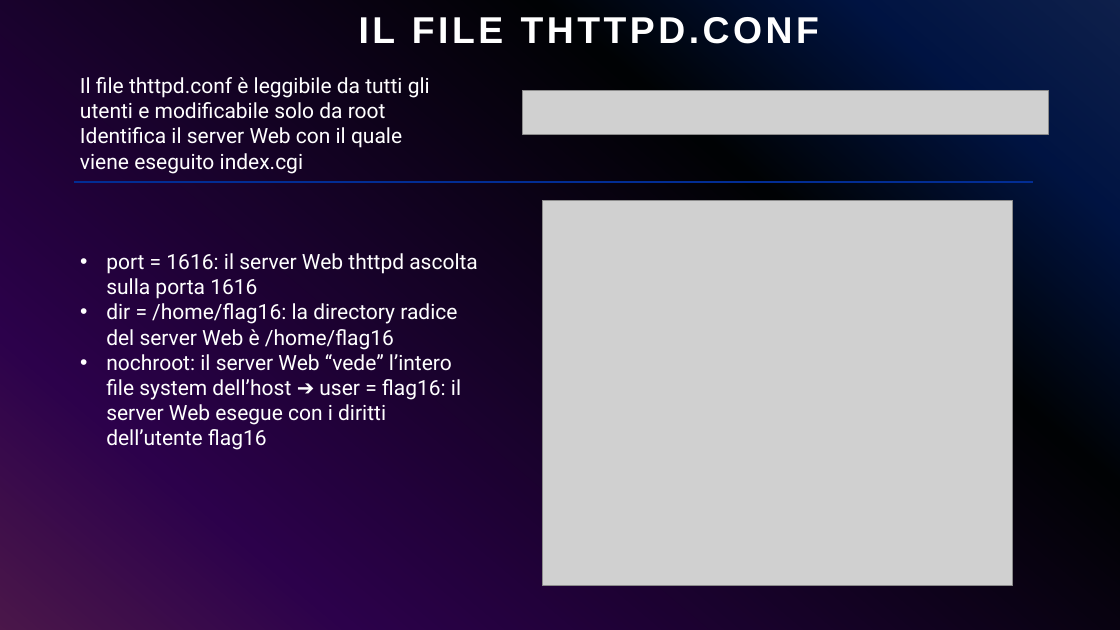
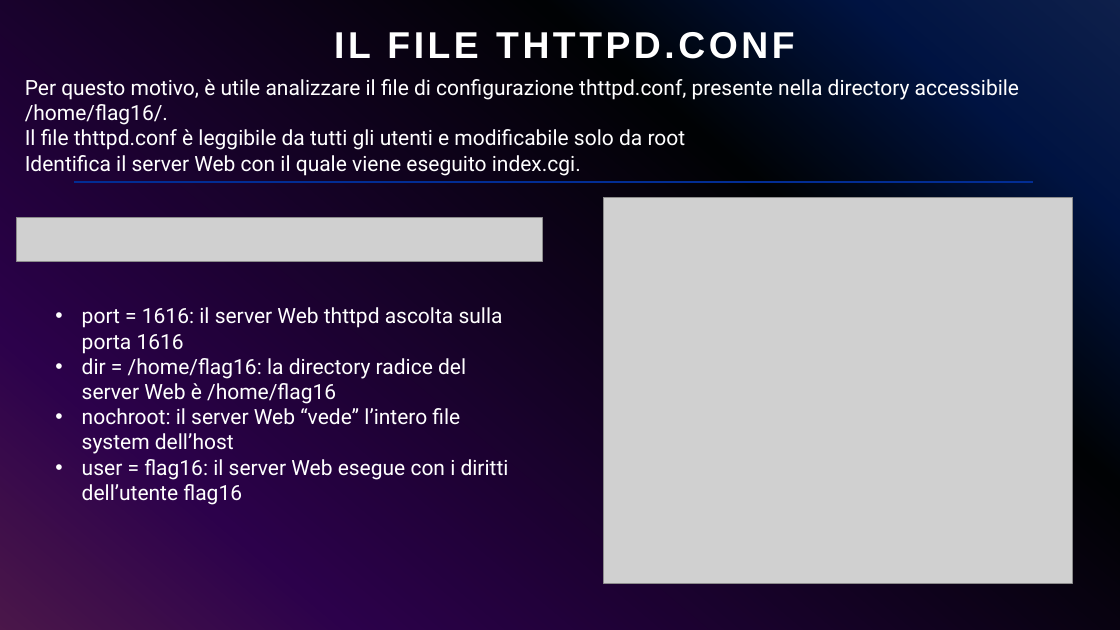
Before and after one commit to giorgiosiniscalchi/Nebula16-ITA, a slide deck: slide 19 of Presentazione Nebula16.pptx (slide 12 before the commit). Drawn at 1120x630 pixels with LibreOffice and Linux fonts; fonts in the diff are those of the drawing; grey boxes stand for pictures. Boxes give left, top, right and bottom in pixels: in the first picture for what was removed or moved away, otherwise in the second. Text is boxed around its words. In the diff, an @@ line names an element or a change of style, - is before the commit and + after.

```diff
--- a/Presentazione Nebula16.pptx
+++ b/Presentazione Nebula16.pptx
@@ text "IL FILE THTTPD.CONF": place and size @@
-text "IL FILE THTTPD.CONF" at (359,17,819,44)
+text "IL FILE THTTPD.CONF" at (334,32,794,59)
@@ text "Per questo motivo, è utile ...": place and size @@
-text "Per questo motivo, è utile ..." at (80,77,430,174)
+text "Per questo motivo, è utile ..." at (25,79,1019,176)
@@ text at (25,79,1019,125): paragraph added @@
+Per questo motivo, è utile analizzare il file di configurazione thttpd.conf, presente nella directory accessibile /home/flag16/.
@@ text at (25,155,581,176): text changed @@
-Identifica il server Web con il quale viene eseguito index.cgi
+Identifica il server Web con il quale viene eseguito index.cgi.
@@ picture: place and size @@
-picture at (543,201,1012,586)
+picture at (603,197,1073,583)
@@ picture: place and size @@
-picture at (523,90,1049,134)
+picture at (17,218,543,262)
@@ text "port = 1616: il server ...": place and size @@
-text "port = 1616: il server ..." at (106,253,478,450)
+text "port = 1616: il server ..." at (82,307,509,505)
@@ text at (82,408,509,505): text changed @@
-• nochroot: il server Web “vede” l’intero file system dell’host ➔ user = flag16: il server Web esegue con i diritti dell’utente flag16
+• nochroot: il server Web “vede” l’intero file system dell’host
+• user = flag16: il server Web esegue con i diritti dell’utente flag16
```
Also in this commit, not shown: 3 other slides changed, 16 slides added, 2 slides removed.
